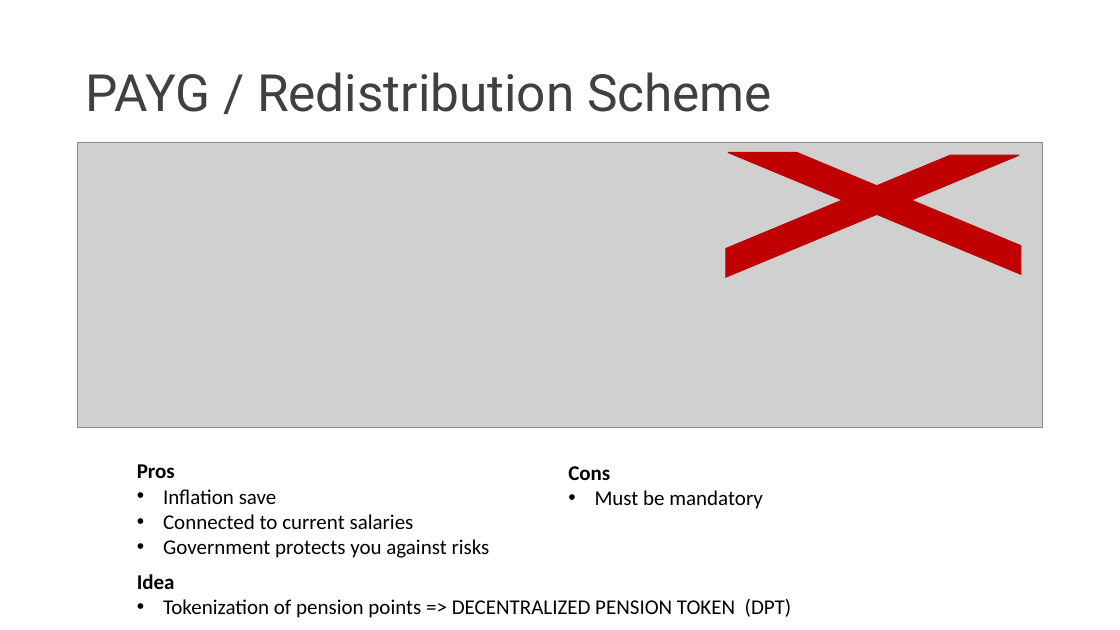
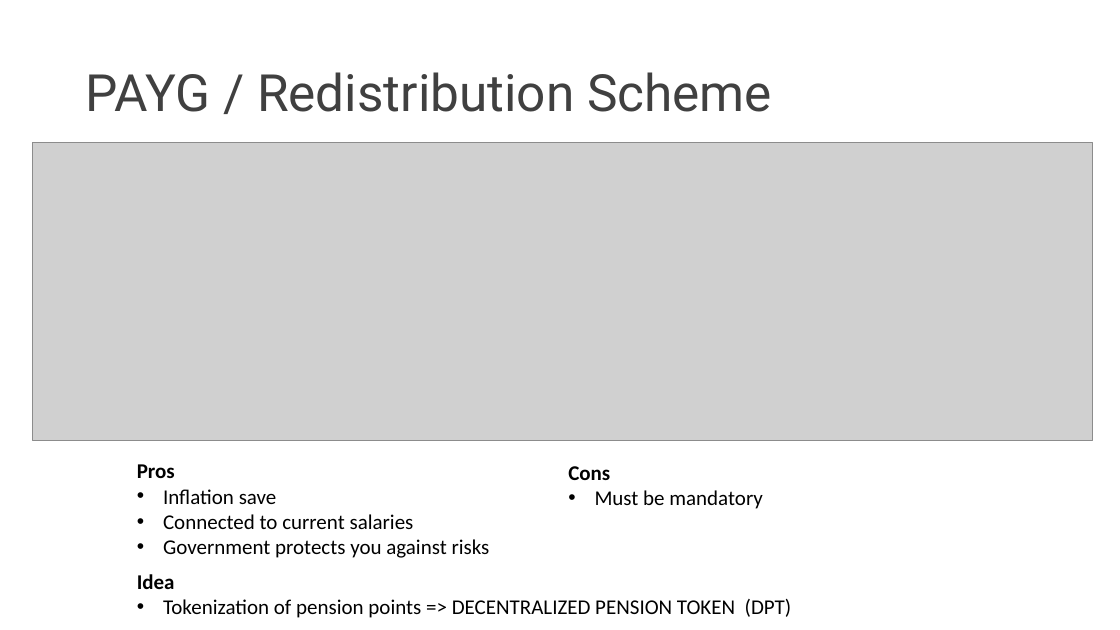
Before and after one commit to AsureNetwork/ETHBerlin, a slide deck: slide 3 of Decentralized Pension System.pptx. Drawn at 1120x630 pixels with LibreOffice and Linux fonts; fonts in the diff are those of the drawing; grey boxes stand for pictures; background and template pictures are left out. Boxes give left, top, right and bottom in pixels: in the first picture for what was removed or moved away, otherwise in the second. Text is boxed around its words. In the diff, an @@ line names an element or a change of style, - is before the commit and + after.

```diff
--- a/Decentralized Pension System.pptx
+++ b/Decentralized Pension System.pptx
@@ picture resized from (x1=77, y1=142, x2=1044, y2=428) to (x1=33, y1=142, x2=1093, y2=440) @@
@@ diag stripe removed at (x1=726, y1=155, x2=1019, y2=277) @@
@@ diag stripe removed at (x1=728, y1=152, x2=1022, y2=274) @@
```
Also in this commit, not shown: 3 other slides changed, 1 slide added, 1 other file.
